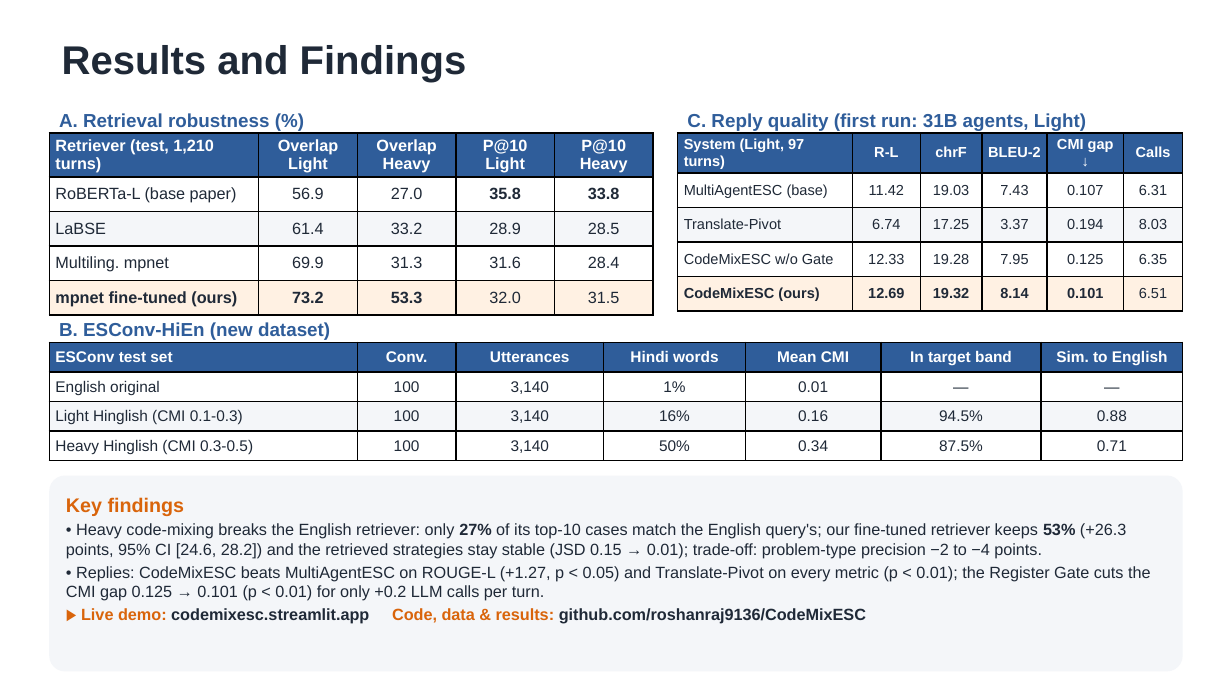
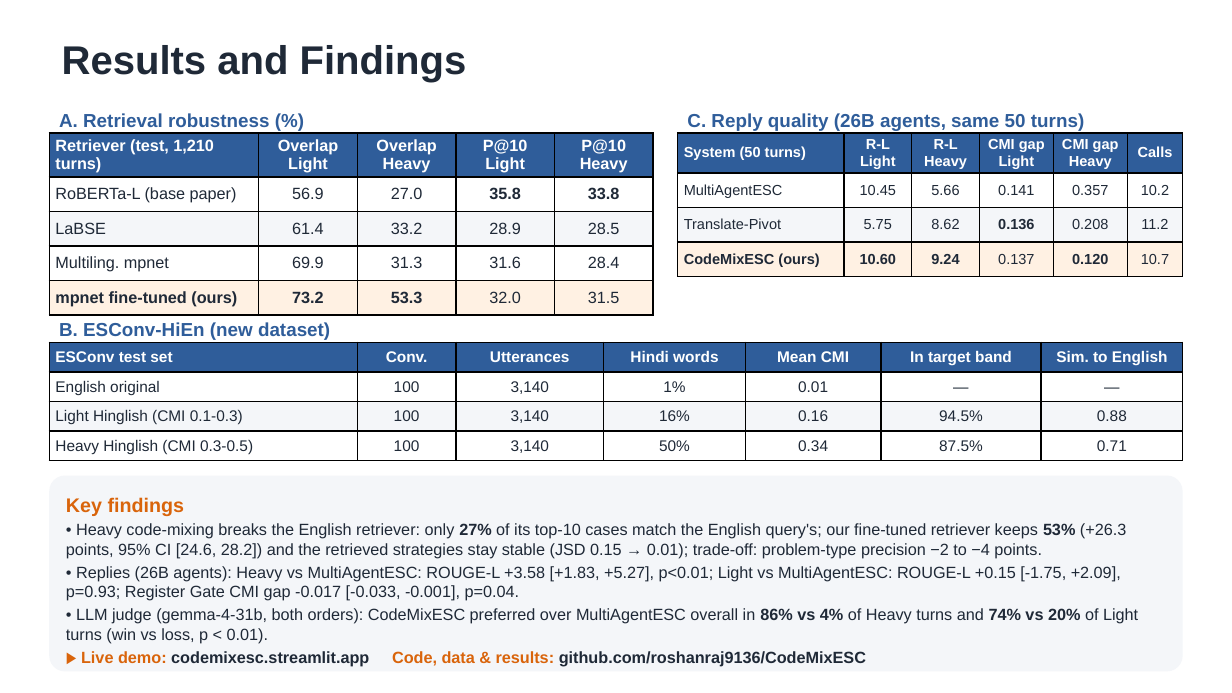
Before and after one commit to roshanraj9136/CodeMixESC, a slide deck: slide 3 of docs/presentation/CodeMixESC_slides.pptx. Drawn at 1232x693 pixels with LibreOffice and Linux fonts; fonts in the diff are those of the drawing. Boxes give left, top, right and bottom in pixels: in the first picture for what was removed or moved away, otherwise in the second. Text is boxed around its words. In the diff, an @@ line names an element or a change of style, - is before the commit and + after.

Commit message:
Slides with the final 26B results (best value per column in bold, LLM judge finding); full win/tie/lose judge numbers in README and report

```diff
--- a/docs/presentation/CodeMixESC_slides.pptx
+++ b/docs/presentation/CodeMixESC_slides.pptx
@@ text at bbox=[687, 113, 1084, 131]: text changed @@
-C. Reply quality (first run: 31B agents, Light)
+C. Reply quality (26B agents, same 50 turns)
@@ table at bbox=[678, 133, 1183, 271] @@
-row 1: System (Light, 97 turns) | R-L | chrF | BLEU-2 | CMI gap ↓ | Calls
-row 2: MultiAgentESC (base) | 11.42 | 19.03 | 7.43 | 0.107 | 6.31
-row 3: Translate-Pivot | 6.74 | 17.25 | 3.37 | 0.194 | 8.03
-row 4: CodeMixESC w/o Gate | 12.33 | 19.28 | 7.95 | 0.125 | 6.35
-row 5: CodeMixESC (ours) | 12.69 | 19.32 | 8.14 | 0.101 | 6.51
+row 1: System (50 turns) | R-L Light | R-L Heavy | CMI gap Light | CMI gap Heavy | Calls
+row 2: MultiAgentESC | 10.45 | 5.66 | 0.141 | 0.357 | 10.2
+row 3: Translate-Pivot | 5.75 | 8.62 | 0.136 | 0.208 | 11.2
+row 4: CodeMixESC (ours) | 10.60 | 9.24 | 0.137 | 0.120 | 10.7
@@ text in rounded rectangle at bbox=[66, 566, 1138, 643]: text changed @@
-• Replies: CodeMixESC beats MultiAgentESC on ROUGE-L (+1.27, p < 0.05) and Translate-Pivot on every metric (p < 0.01); the Register Gate cuts the CMI gap 0.125 → 0.101 (p < 0.01) for only +0.2 LLM calls per turn.
+• Replies (26B agents): Heavy vs MultiAgentESC: ROUGE-L +3.58 [+1.83, +5.27], p<0.01; Light vs MultiAgentESC: ROUGE-L +0.15 [-1.75, +2.09], p=0.93; Register Gate CMI gap -0.017 [-0.033, -0.001], p=0.04.
+• LLM judge (gemma-4-31b, both orders): CodeMixESC preferred over MultiAgentESC overall in 86% vs 4% of Heavy turns and 74% vs 20% of Light turns (win vs loss, p < 0.01).
```
Also in this commit, not shown: 4 other files.
